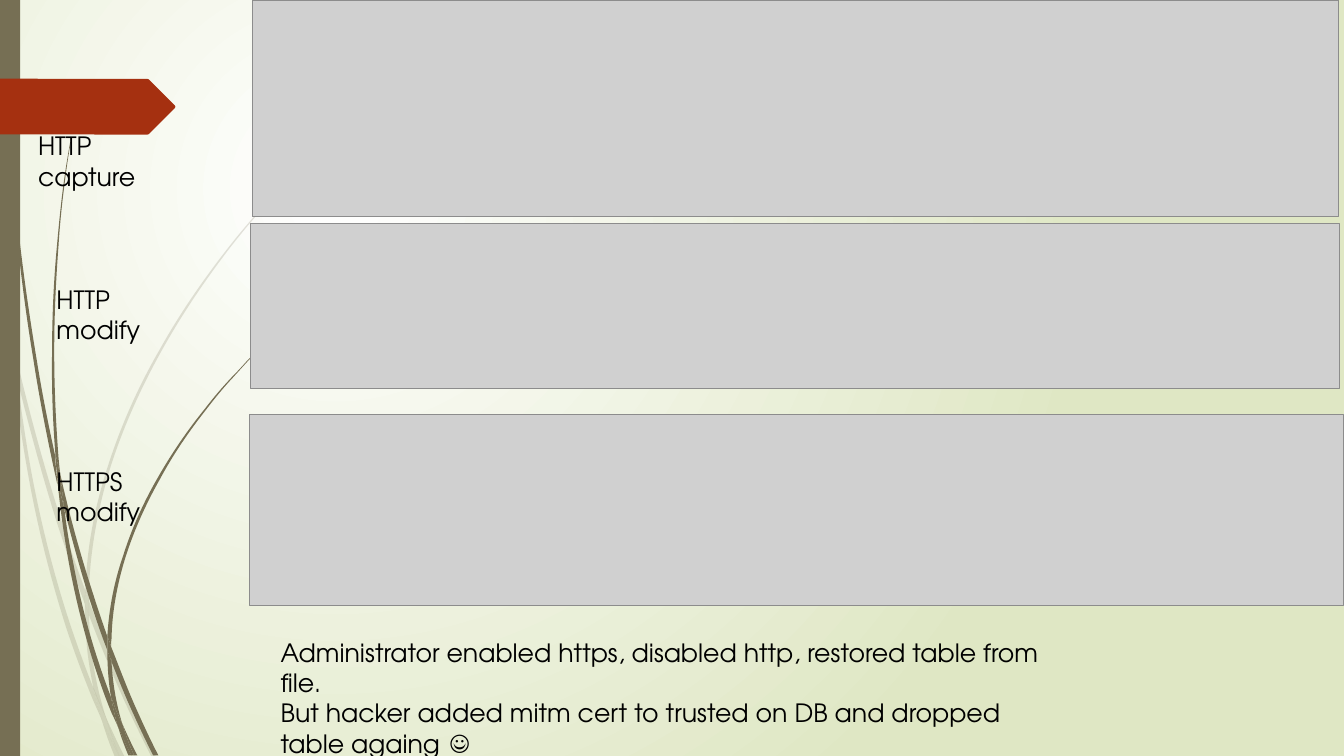
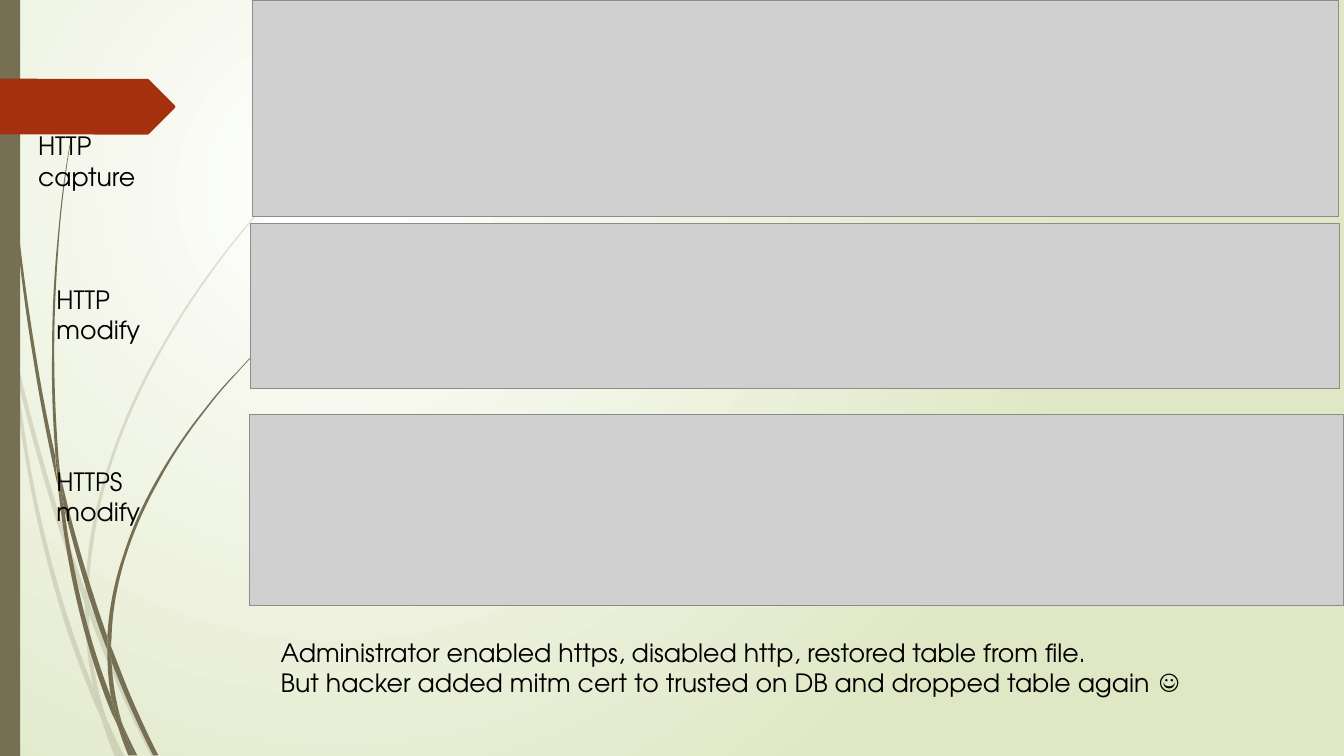
Before and after one commit to runalsh/epam-devops-school, a slide deck: slide 20 of ilnursh.pptx. Drawn at 1344x756 pixels with LibreOffice and Linux fonts; fonts in the diff are those of the drawing; grey boxes stand for pictures. Boxes give left, top, right and bottom in pixels: in the first picture for what was removed or moved away, otherwise in the second. Text is boxed around its words. In the diff, an @@ line names an element or a change of style, - is before the commit and + after.

```diff
--- a/ilnursh.pptx
+++ b/ilnursh.pptx
@@ text at (281, 666, 1150, 698): text changed @@
-But hacker added mitm cert to trusted on DB and dropped table againg ☺
+But hacker added mitm cert to trusted on DB and dropped table again ☺
```
Also in this commit, not shown: 2 other slides changed.
